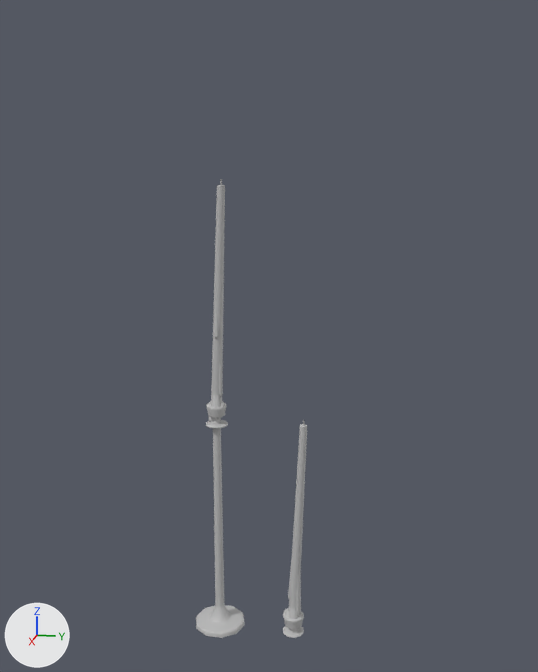
The FBX model Assets/GAfbx/Props/GA_candle_02.fbx as it was, and as the next commit left it.
Before and after are seen from a 50 mm lens placed at (0.0319, -0.0324, 0.0236), pointed at (0.0027, -0.0383, 0.0163). Lighting does not change. The marker at lower left points along +X, +Y and +Z. Where no turn or scale is listed for an object, it has been applied to the vertices.

In view in the first picture: 'candle_01', 'candle_02'.
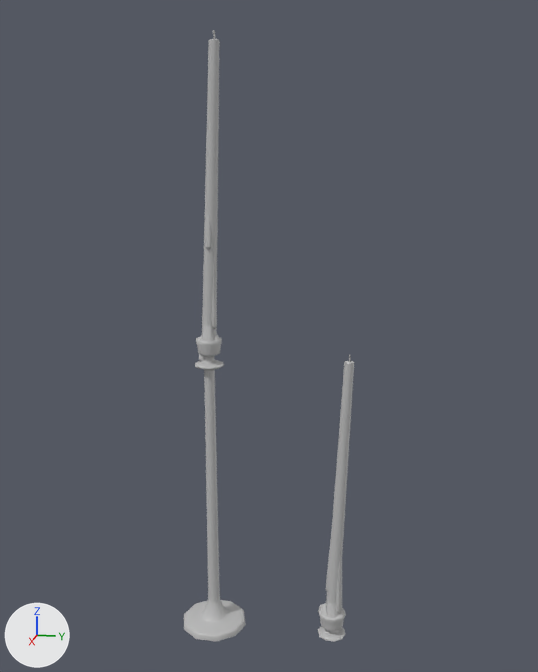
What differs and where, as boxes (x1, y1, x2, y2) in the pictures (538 x 672 px; the box of a moved part takes in the faces that stretch with it):
'candle_02', reshaped, moved (26% narrower, 37% shorter)
    before: (196, 179, 245, 638)
    after: (318, 355, 354, 642)
'candle_03', added
    after: (184, 30, 246, 642)
'candle_01', deleted
    before: (283, 420, 307, 638)
part 1 of me_mesh_001, moved or reshaped
    before: (219, 342, 223, 397)
    after: (326, 540, 331, 592)
part 2 of me_mesh_001, moved or reshaped (not visible afterwards)
    before: (211, 395, 220, 407)
part 3 of me_mesh_001, added
    after: (336, 551, 342, 614)
part 4 of me_mesh_001, moved or reshaped (not visible before)
    after: (319, 603, 326, 614)
part 5 of me_mesh_001, moved or reshaped
    before: (211, 185, 225, 402)
    after: (326, 361, 354, 608)
part 6 of me_mesh_001, deleted
    before: (213, 310, 219, 338)
part 7 of me_mesh_001, moved or reshaped
    before: (196, 402, 245, 638)
    after: (318, 602, 346, 642)

Edits to the bpy script that builds the scene:
```text
Change me_mesh_001:
    used by ob_candle_02; location = (0.00293, -0.04052, 0.00287)
    remove me_mesh_001.from_pydata(...)  # 601 vertices, 516 faces; spans x -0.0011..0.0011, y -0.0011..0.0012, z 0.0..0.0198
    add me_mesh_001.from_pydata(...)  # 410 vertices, 335 faces; spans x -0.0006..0.0006, y -0.0007..0.0007, z 0.0..0.0129
    me_mesh_001 part 1: the loose piece of 38 vertices spanning x 0.0..0.0002, y 0.0002..0.0003, z 0.0108..0.0135 is multiplied about its middle by the matrix ((-1.292, -0.271, 0.01), (0.272, -1.29, 0.073), (-0.005, 0.074, 1.318)), then moved by (0.0, -0.0003, -0.0083)
    me_mesh_001 part 2: the loose piece of 28 vertices spanning x 0.0001..0.0004, y -0.0002..0.0003, z 0.0104..0.0112 is scaled about its middle by (-0.861, -0.791, 1.27), then moved by (-0.0005, 0.0, -0.0094)
    me_mesh_001 part 3: the loose piece of 38 vertices spanning x 0.0..0.0002, y 0.0002..0.0003, z 0.0108..0.0135 is copied, and the copy is scaled about its middle by (1.7, 1.66, 1.32), then moved by (0.0, 0.0, -0.0093); it spans x -0.0001..0.0003, y 0.0001..0.0004, z 0.0011..0.0047
    me_mesh_001 part 4: the loose piece of 39 vertices spanning x -0.0005..0.0001, y -0.0003..0.0003, z 0.0101..0.0106 is turned 23.2 degrees about the z axis through its middle and scaled by 1.28, then moved by (0.0, -0.0002, -0.0094)
    me_mesh_001 part 5: the loose piece of 31 vertices spanning x -0.0002..0.0003, y -0.0002..0.0006, z 0.0104..0.0196 is scaled about its middle by 1.27, then moved by (0.0, 0.0, -0.0082)
    me_mesh_001 part 6: the loose piece of 45 vertices spanning x 0.0002..0.0004, y 0.0..0.0002, z 0.0134..0.0149 is deleted
    me_mesh_001 part 7: 1 vertex moved within x 0.0001, y -0.0002, z 0.001; 268 vertices removed from x -0.0011..0.0011, y -0.0011..0.0012, z 0.0..0.0105; 156 vertices added at x -0.0006..0.0006, y -0.0006..0.0006, z 0.0..0.0019
Add me_mesh_001_1:
    me_mesh_001_1.from_pydata(...)  # 601 vertices, 516 faces; spans x -0.0014..0.0014, y -0.0015..0.0015, z 0.0..0.0252
    me_mesh_001_1.materials.append(mat_lambert1)  # grey #bcbcbc
Remove ob_candle_01:
    ob_candle_01 = bpy.data.objects.new('candle_01', me_mesh)
    ob_candle_01.location = (0.00293, -0.03714, 0.00287)
Change ob_candle_02:
    ob_candle_02.location: (0.00293, -0.04052, 0.00287) -> (0.00293, -0.03539, 0.00302)
Add ob_candle_03:
    ob_candle_03 = bpy.data.objects.new('candle_03', me_mesh_001_1)
    ob_candle_03.location = (0.00293, -0.04078, 0.00287)
```
